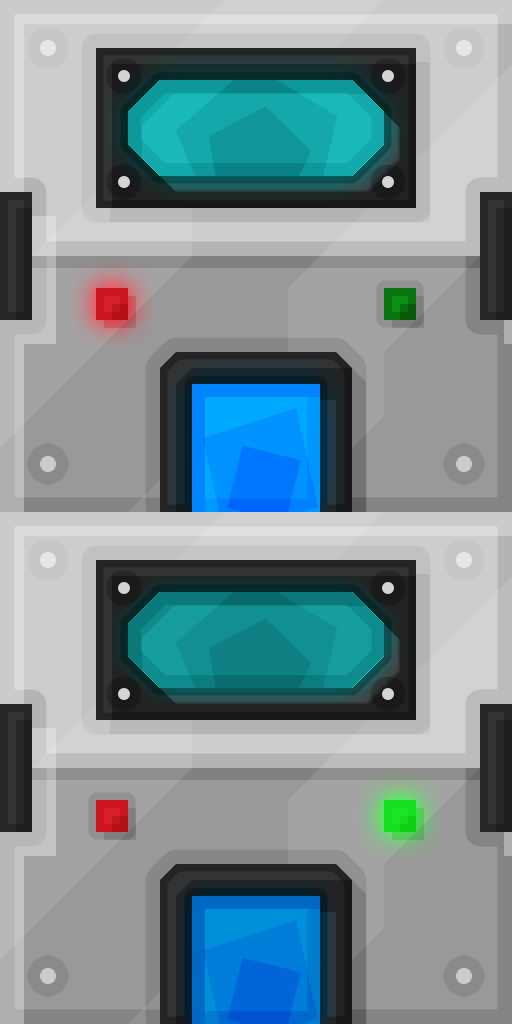
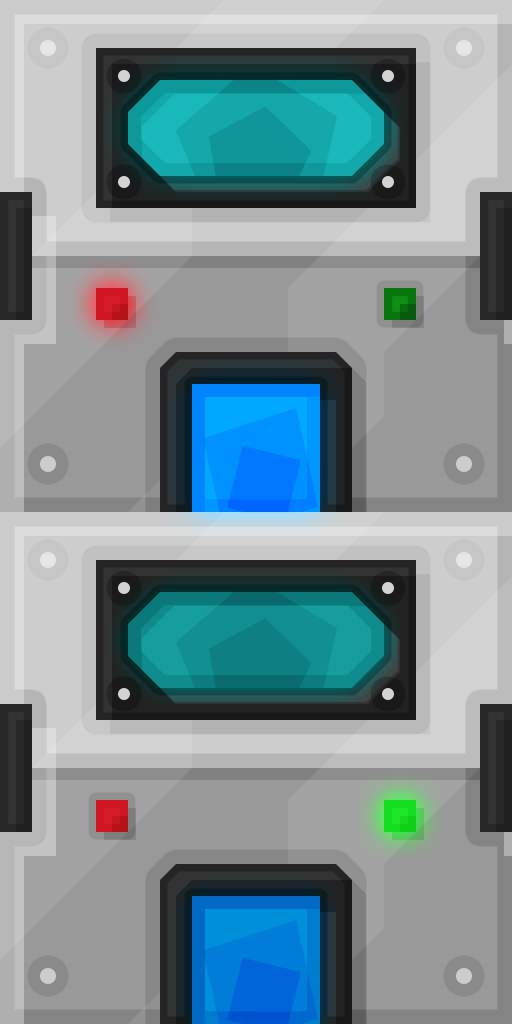
Two versions of the same layered image (512px x 1024px). Layer-by-layer changes:
moved "frame1" above "frame2" over [128, 80, 384, 535]
added layer "Rectangle 10" in group "frame1" over [128, 80, 384, 176]
added layer "Rectangle 11" in group "frame2" over [128, 592, 384, 688]
